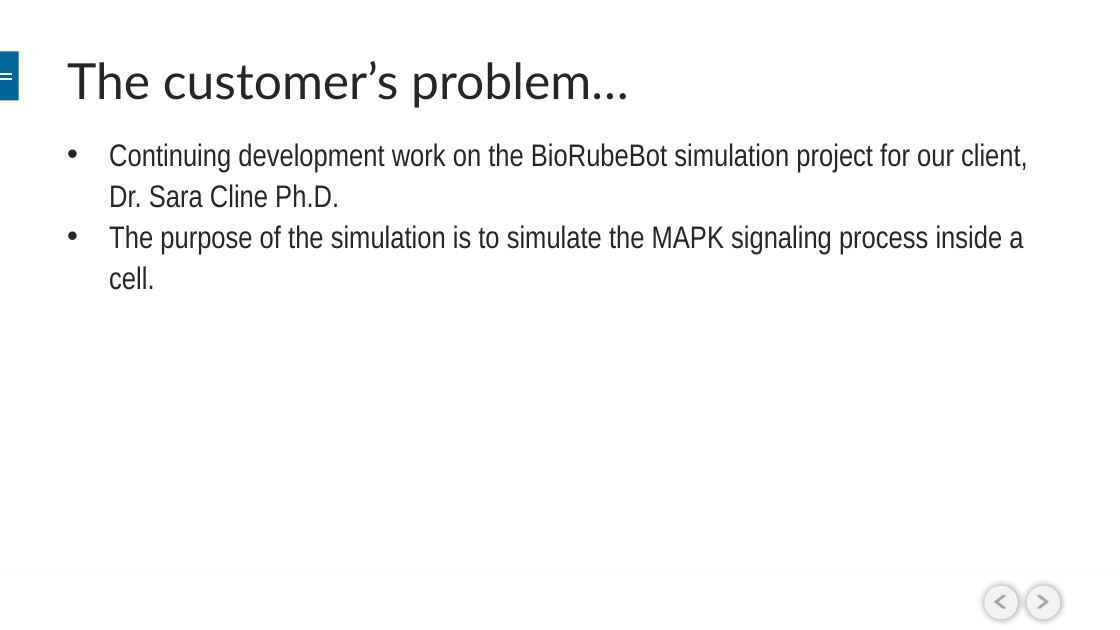
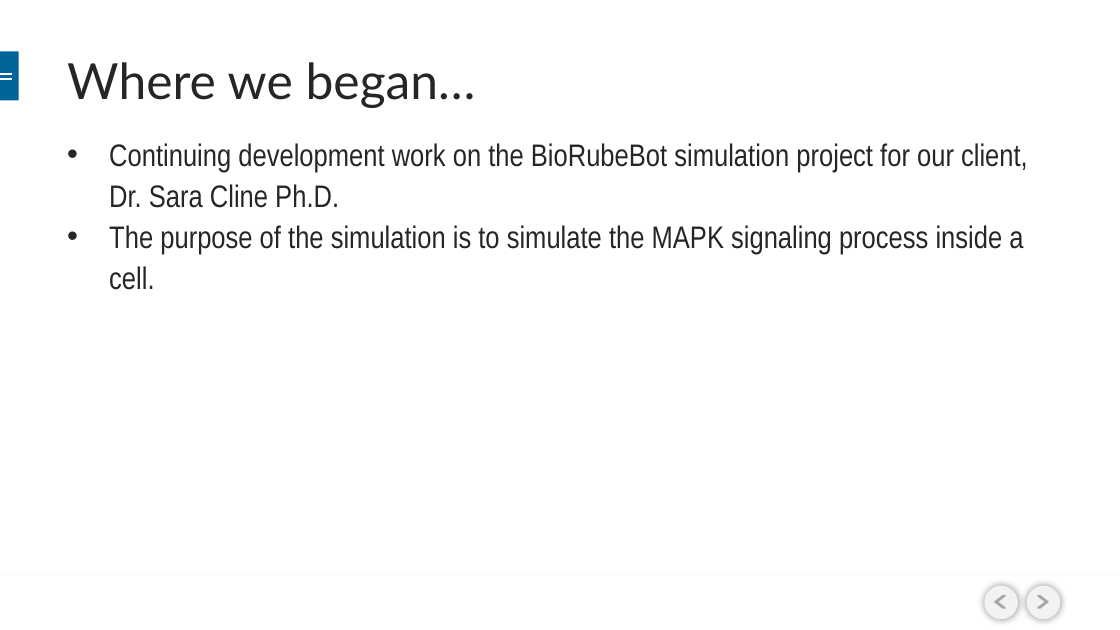
Before and after one commit to BioRubeBotProject/2015-Fall, a slide deck: slide 2 of Documents/BioRubeBot Project Summer 2015 Final Presentation.pptx. Drawn at 1120x630 pixels with LibreOffice and Linux fonts; fonts in the diff are those of the drawing; background and template pictures are left out. Boxes give left, top, right and bottom in pixels: in the first picture for what was removed or moved away, otherwise in the second. Text is boxed around its words. In the diff, an @@ line names an element or a change of style, - is before the commit and + after.

```diff
--- a/Documents/BioRubeBot Project Summer 2015 Final Presentation.pptx
+++ b/Documents/BioRubeBot Project Summer 2015 Final Presentation.pptx
@@ title at bbox=[67, 62, 476, 108]: text changed @@
-The customer’s problem…
+Where we began…
```
Also in this commit, not shown: 2 other slides changed, 4 other files.
